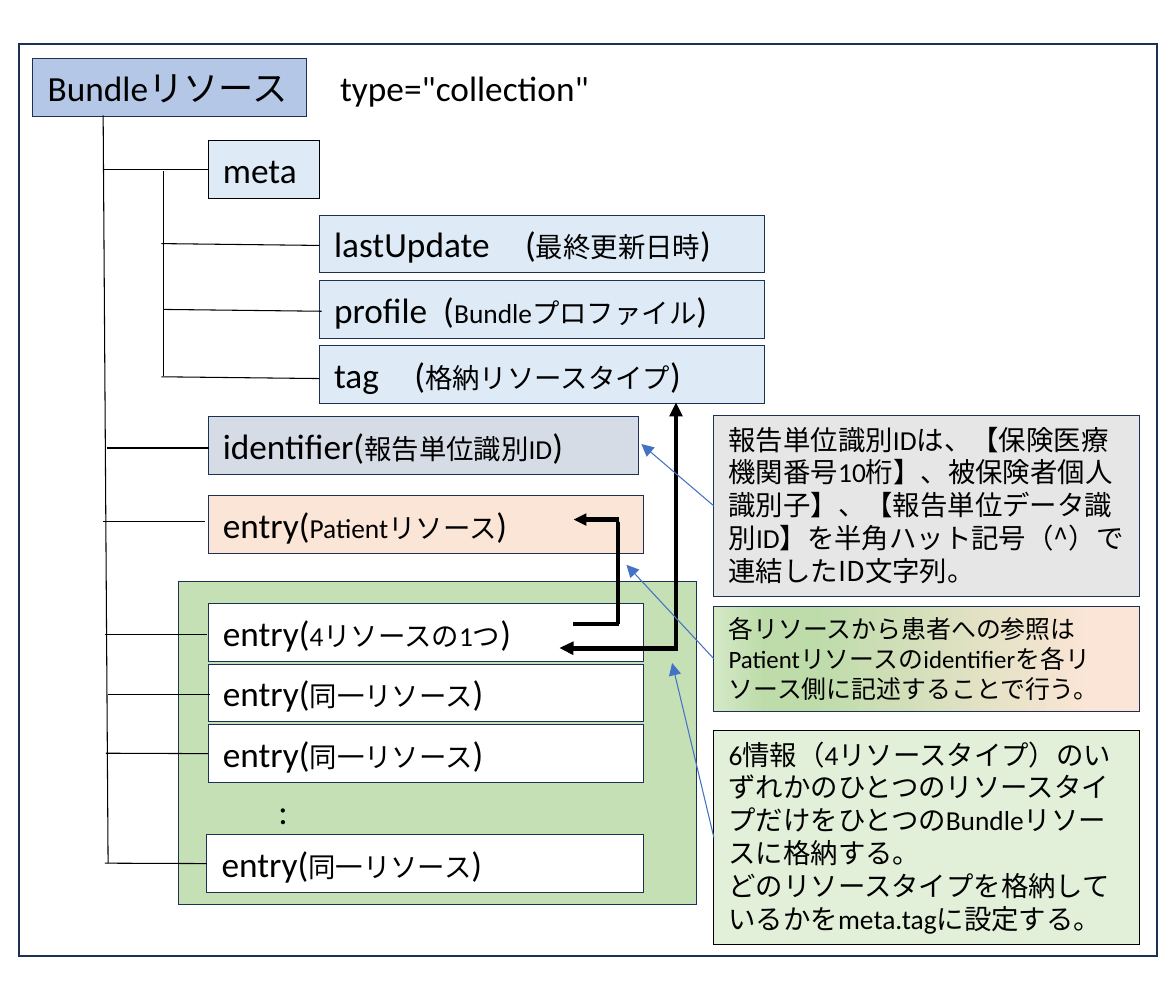
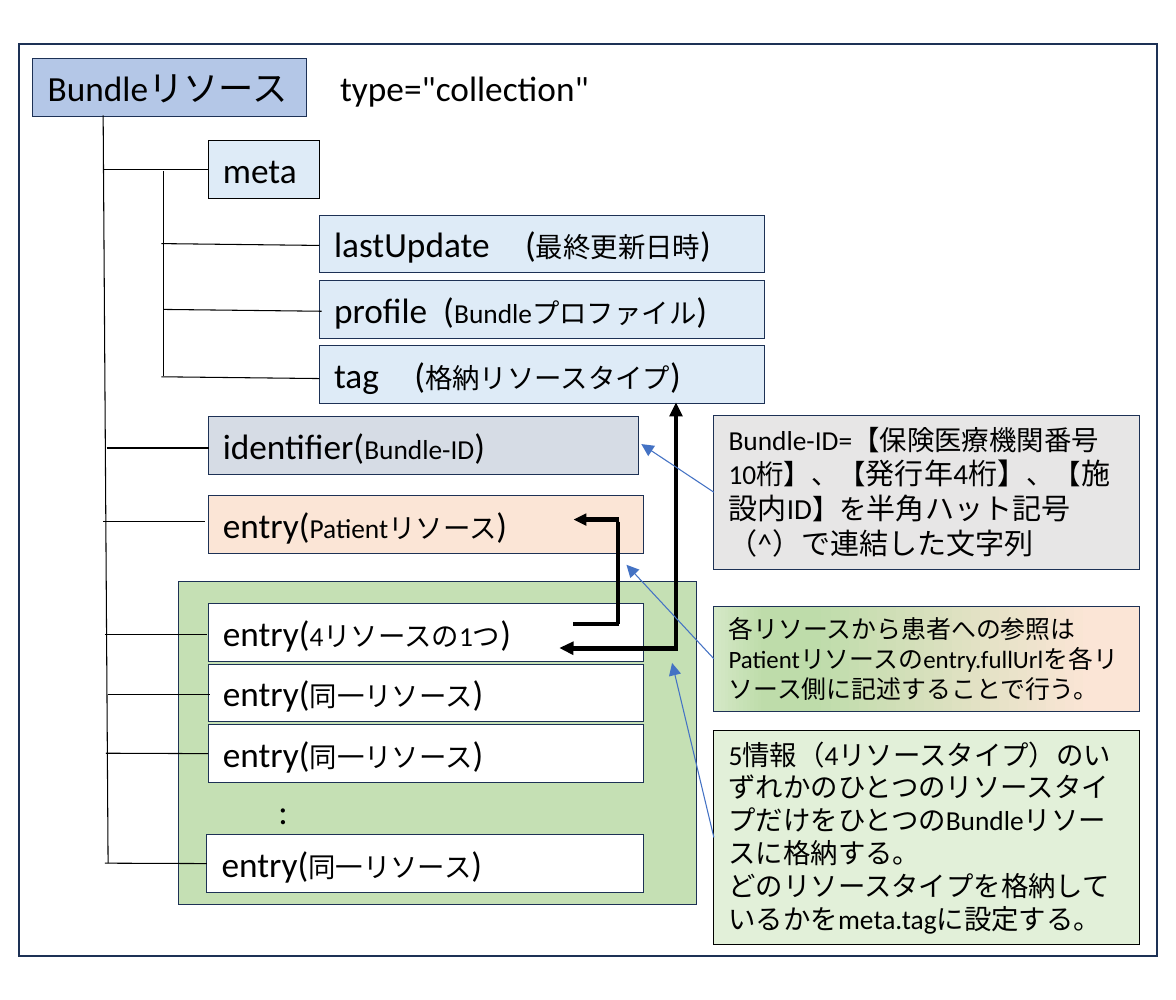
Before and after one commit to jami-fhir-jp-wg/clinical-core, a slide deck: slide 1 of reference/Bundle説明図.pptx. Drawn at 1176x1000 pixels with LibreOffice and Linux fonts; fonts in the diff are those of the drawing. Boxes give left, top, right and bottom in pixels: in the first picture for what was removed or moved away, otherwise in the second. Text is boxed around its words. In the diff, an @@ line names an element or a change of style, - is before the commit and + after.

Commit message:
Bundle Fig

```diff
--- a/reference/Bundle説明図.pptx
+++ b/reference/Bundle説明図.pptx
@@ rectangle "Bundle-ID=【保険医療機関番号10桁】、【発行年4桁】、【施設内ID】を半角ハット記号（^）で連結した文字列": place and size @@
-rectangle "Bundle-ID=【保険医療機関番号10桁】、【発行年4桁】、【施設内ID】を半角ハット記号（^）で連結した文字列" at [714, 415, 1140, 596]
+rectangle "Bundle-ID=【保険医療機関番号10桁】、【発行年4桁】、【施設内ID】を半角ハット記号（^）で連結した文字列" at [714, 415, 1140, 569]
@@ text in rectangle at [223, 433, 474, 464]: text changed @@
-identifier(報告単位識別ID)
+identifier(Bundle-ID)
@@ arrow moved from (714, 507) - (641, 444) to (714, 492) - (641, 444) @@
@@ text in rectangle at [729, 427, 1110, 557]: text changed @@
-報告単位識別IDは、【保険医療機関番号10桁】、被保険者個人識別子】、【報告単位データ識別ID】を半角ハット記号（^）で連結したID文字列。
+Bundle-ID=【保険医療機関番号10桁】、【発行年4桁】、【施設内ID】を半角ハット記号（^）で連結した文字列
@@ text in rectangle at [729, 612, 1119, 704]: text changed @@
-各リソースから患者への参照はPatientリソースのidentifierを各リソース側に記述することで行う。
+各リソースから患者への参照はPatientリソースのentry.fullUrlを各リソース側に記述することで行う。
@@ text in rectangle at [729, 742, 1111, 866]: text changed @@
-6情報（4リソースタイプ）のいずれかのひとつのリソースタイプだけをひとつのBundleリソースに格納する。
+5情報（4リソースタイプ）のいずれかのひとつのリソースタイプだけをひとつのBundleリソースに格納する。
```
Also in this commit, not shown: 8 other files.
